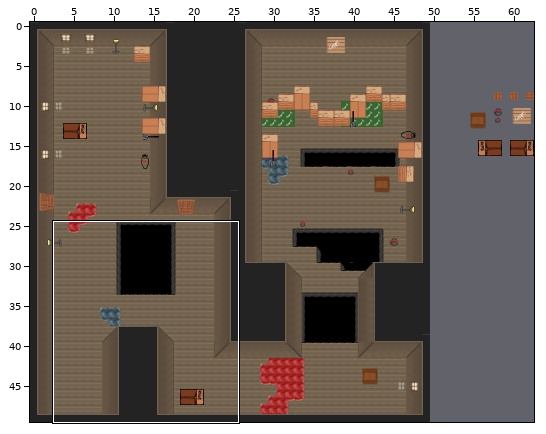
A Tiled map gets an edit: gdx-kitten-rescue/src/main/resources/data/maps/WallOfFurniture.tmx. Above, an overview of the earlier version with the close-up marked.
Close-up. Before the edit:
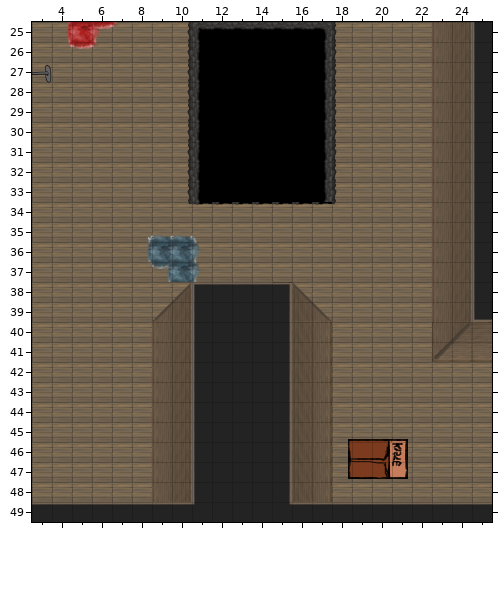
Cells are 64x64 px. Shown: x 3..25, y 25..49. The commit also changed other parts of the map, which this record leaves out.
New version:
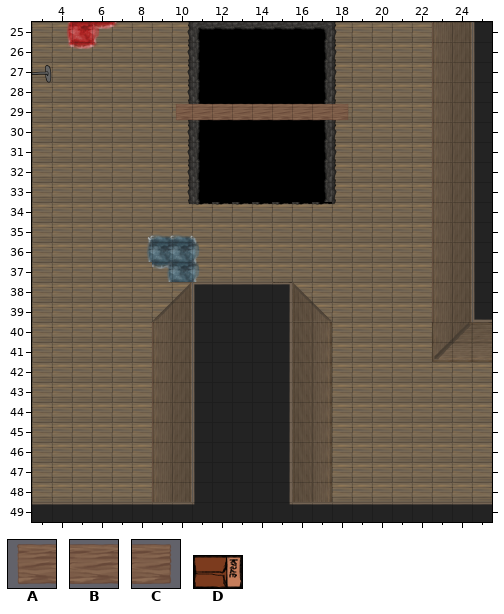
Key: from "BodenDachbodendunkel": A 8, B 9, C 10; from "Kiste_Liegend_Halbe_groesse": D 1.
_ is an empty cell, . an unchanged one.
Objects are placed by their top-left corner, in cells (3,4 is the top-left corner of cell 3,4); size is 1x1 cell unless given.
Diff:
--- layer "solid2"
@@ x 10..18 @@
-29 _________
+29 ABBBBBBBC
--- layer "actionlayer"
-D "catbox" at 18.8,45.9 size 3x2
